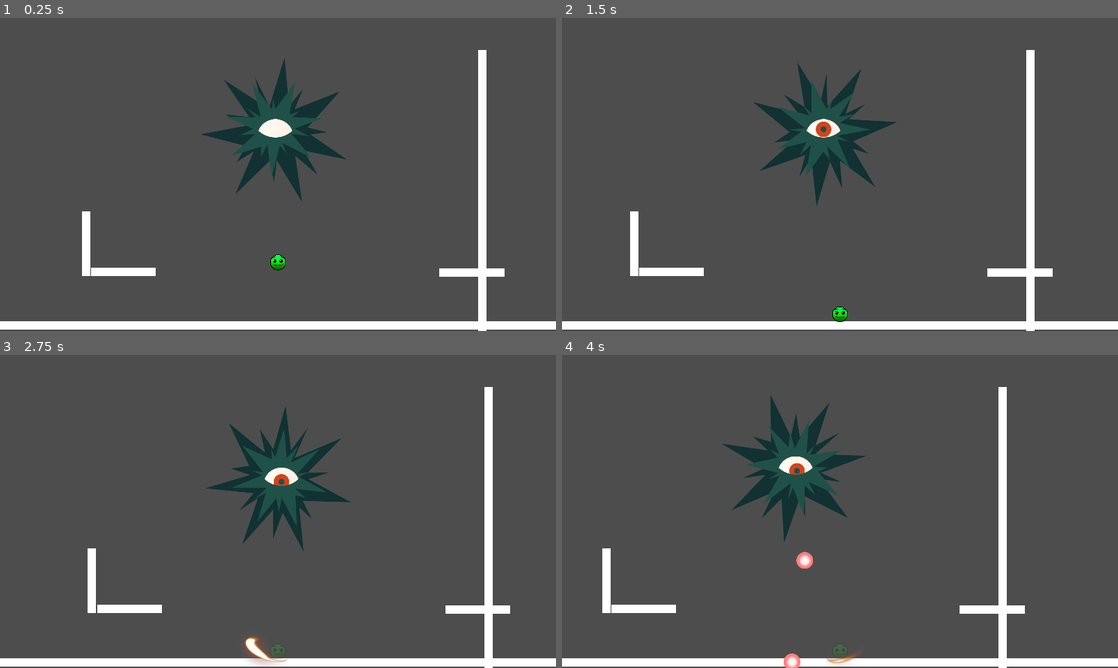
Above: before the commit, frames 1-4 (two rows, left to right).
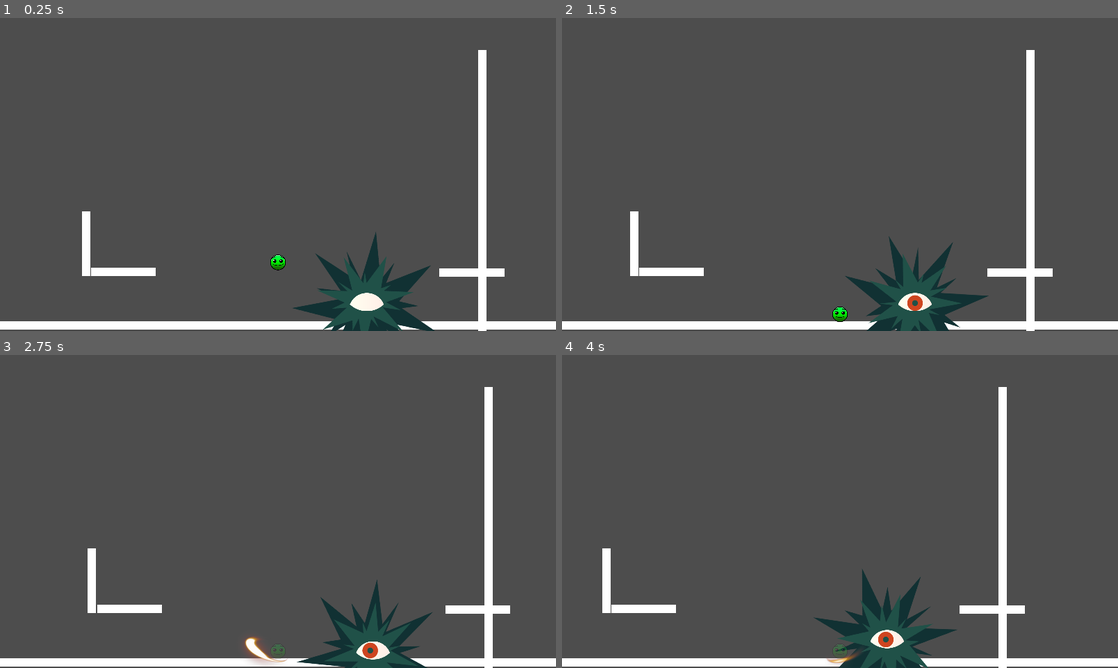
Above: after the commit, the same moments.

Repository: ReusableChopsticks/BreakoutBossfight
Game: Godot game, scene res://scenes/small_test_level.tscn
Same seed, same stepped clock (60 frames per second), same inputs: the game is played once before the commit and once after it.
Inputs:
- Up to frame 1 (0.25 s): no input
- Up to frame 2 (1.5 s): tap Enter at 0.5 s; hold Right (move_right) from 0.53 s (still down); tap X (attack) at 0.6, 1.35 s; tap Z (jump) at 0.77 s
- Up to frame 3 (2.75 s): tap Z (jump) at 1.52 s; release Right (move_right) at 2.03 s; hold Left (move_left) from 2.03 s (still down); tap C (dash) at 2.1 s; tap X (attack) at 2.3 s
- Up to frame 4 (4 s): release Left (move_left) at 2.78 s; hold Right (move_right) from 2.78 s (still down); tap X (attack) at 2.85, 3.6 s; tap Z (jump) at 3.02, 3.77 s

The runs differ from the first frame. In frame 1, 7.2% of the frame differs, in the area x 36-79%, y 12-100%; in frame 2, 7.0%; in frame 3, 6.4%; in frame 4, 7.3%, in the area x 28-71%, y 12-100%.

Commit message:
boss can be damaged by deflected bullets and weapon swing

Diff:
--- a/components/hitbox_component.gd
+++ b/components/hitbox_component.gd
@@ -2,9 +2,13 @@
 class_name HitboxComponent
 
 @export var attack_damage: int = 1
+@export var enabled: int = true
 
 func _on_area_entered(area):
-	if area is HurtboxComponent:
-		var attack = Attack.new()
-		attack.attack_damage = attack_damage
-		area.damage(attack)
+	if area is HurtboxComponent and enabled:
+		attack_hurtbox(area)
+
+func attack_hurtbox(area):
+	var attack = Attack.new()
+	attack.attack_damage = attack_damage
+	area.damage(attack)
--- a/entities/attacks/basic_attack.gd
+++ b/entities/attacks/basic_attack.gd
@@ -18,6 +18,6 @@
 		bullet_config = BulletConfig.new()
 		bullet_config.spawn_pos = global_position
 		bullet_config.start_velocity = start_velocity
-		var bullet = spawn_bullet(bullet_scene, bullet_config)
+		spawn_bullet(bullet_scene, bullet_config)
 		await get_tree().create_timer(fire_interval).timeout
 	finished.emit()
--- a/entities/bosses/boss_states/eye_idle_state.gd
+++ b/entities/bosses/boss_states/eye_idle_state.gd
@@ -10,7 +10,7 @@
 	await get_tree().create_timer(idle_time).timeout
 	transitioned.emit(self, "EyeChooseAttack")
 
-func update(delta: float):
+func update(_delta: float):
 	pass
 
 func exit():
--- a/entities/bosses/boss_states/eye_intro.gd
+++ b/entities/bosses/boss_states/eye_intro.gd
@@ -8,7 +8,7 @@
 	await anim.animation_finished
 	transitioned.emit(self, "EyeIdleState")
 
-func update(delta: float):
+func update(_delta: float):
 	pass
 
 func exit():
--- a/entities/bosses/boss_states/eye_shoot_player_attack.gd
+++ b/entities/bosses/boss_states/eye_shoot_player_attack.gd
@@ -1,7 +1,7 @@
 extends AttackState
 class_name EyeShootPlayerAttack
 
-@export var attack_node: BaseAttack
+@export var attack_node: DirectionAttack
 
 func enter():
 	attack_node.attack()
--- a/entities/bosses/eye_boss.gd
+++ b/entities/bosses/eye_boss.gd
@@ -1,5 +1,5 @@
 extends Node2D
-
+class_name EyeBoss
 
 # Called when the node enters the scene tree for the first time.
 func _ready():
@@ -7,5 +7,5 @@
 
 
 # Called every frame. 'delta' is the elapsed time since the previous frame.
-func _process(delta):
+func _process(_delta):
 	BossStats.centre_pos = global_position
--- a/entities/bosses/eye_boss.tscn
+++ b/entities/bosses/eye_boss.tscn
@@ -11,8 +11,11 @@
 [ext_resource type="PackedScene" uid="uid://rtah0mxab7rn" path="res://entities/projectiles/basic_bullet.tscn" id="8_cj3i4"]
 [ext_resource type="PackedScene" uid="uid://cx1bes5236qyc" path="res://entities/attacks/direction_attack.tscn" id="9_ut28g"]
 [ext_resource type="Script" path="res://entities/bosses/boss_states/eye_idle_state.gd" id="10_4sswx"]
+[ext_resource type="Script" path="res://components/health_component.gd" id="10_5nu60"]
+[ext_resource type="PackedScene" uid="uid://cfrxt4vfmroyh" path="res://components/hitbox_component.tscn" id="11_xsi86"]
 [ext_resource type="Script" path="res://entities/bosses/boss_states/eye_intro.gd" id="11_xxj5g"]
 [ext_resource type="Script" path="res://entities/bosses/boss_states/eye_choose_attack.gd" id="12_ghtuw"]
+[ext_resource type="PackedScene" uid="uid://d0fobv6xejsab" path="res://components/hurtbox_component.tscn" id="12_h8pvv"]
 [ext_resource type="Script" path="res://entities/bosses/boss_states/eye_burst_attack.gd" id="13_xky0h"]
 [ext_resource type="Script" path="res://entities/bosses/boss_states/eye_shoot_player_attack.gd" id="15_5hkvr"]
 
@@ -274,6 +277,12 @@
 "intro": SubResource("Animation_48y5o")
 }
 
+[sub_resource type="CircleShape2D" id="CircleShape2D_q1fjc"]
+radius = 98.4886
+
+[sub_resource type="CircleShape2D" id="CircleShape2D_acrlf"]
+radius = 147.085
+
 [node name="EyeBoss" type="Node2D"]
 script = ExtResource("1_8i05s")
 
@@ -321,6 +330,23 @@
 bullet_scene = ExtResource("8_cj3i4")
 speed = 700
 
+[node name="HealthComponent" type="Node" parent="Eye"]
+script = ExtResource("10_5nu60")
+
+[node name="HitboxComponent" parent="Eye" instance=ExtResource("11_xsi86")]
+collision_layer = 2
+
+[node name="CollisionShape2D" type="CollisionShape2D" parent="Eye/HitboxComponent"]
+shape = SubResource("CircleShape2D_q1fjc")
+
+[node name="HurtboxComponent" parent="Eye" node_paths=PackedStringArray("health_component") instance=ExtResource("12_h8pvv")]
+collision_layer = 2
+collision_mask = 80
+health_component = NodePath("../HealthComponent")
+
+[node name="CollisionShape2D" type="CollisionShape2D" parent="Eye/HurtboxComponent"]
+shape = SubResource("CircleShape2D_acrlf")
+
 [node name="StateMachine" type="Node" parent="." node_paths=PackedStringArray("initial_state")]
 script = ExtResource("6_hmgcb")
 initial_state = NodePath("EyeIntroState")
--- a/entities/player/player.gd
+++ b/entities/player/player.gd
@@ -1,5 +1,5 @@
 extends CharacterBody2D
 class_name Player
 
-func _physics_process(delta):
+func _physics_process(_delta):
 	PlayerStats.player_pos = global_position
--- a/entities/player/player_attack_state.gd
+++ b/entities/player/player_attack_state.gd
@@ -7,7 +7,6 @@
 var gravity = ProjectSettings.get_setting("physics/2d/default_gravity")
 
 func enter():
-	anim.mixer_updated
 	anim.play("attack")
 	await anim.animation_finished
 	transitioned.emit(self, "PlayerMoveState")
--- a/entities/projectiles/base_bullet.gd
+++ b/entities/projectiles/base_bullet.gd
@@ -16,9 +16,15 @@
 # sets is_deflected to true and sets collision layer to player bullet
 func set_deflected():
 	is_deflected = true
-	# set to player bullet
-	set_collision_layer_value(5, true)
-	set_collision_layer_value(4, false)
+	# for both self and the hitbox component
+	for i: CollisionObject2D in [self, $HitboxComponent]:
+		# set to player bullet
+		i.set_collision_layer_value(5, true)
+		i.set_collision_layer_value(4, false)
+		# mask with enemy instead of player
+		i.set_collision_mask_value(1, false)
+		i.set_collision_mask_value(2, true)
+
 	velocity = (BossStats.centre_pos - global_position).normalized() * velocity.length()
 
 # set bullet to bounce off environment (walls)
@@ -28,7 +34,7 @@
 	else:
 		set_collision_mask_value(3, false)
 
-func setup(config: BulletConfig):
+func setup(_config: BulletConfig):
 	pass
 
 # despawn self after certain amount of time
--- a/entities/weapon/weapon.gd
+++ b/entities/weapon/weapon.gd
@@ -6,7 +6,15 @@
 @onready var right_attack_area: Area2D = $RightAttackArea
 @onready var anim: AnimationPlayer = $AnimationPlayer
 
+@onready var attack_areas := [up_attack_area, down_attack_area, left_attack_area, right_attack_area]
+# the chosen attack
 var attack_area: Area2D
+
+func _ready():
+	for i in attack_areas:
+		i.enabled = false
+	pass
+
 func use_weapon(_delta):
 	#print(PlayerStats.facing_dir)
 	#if Input.is_action_just_pressed("attack"):
@@ -27,6 +35,10 @@
 
 # this is called in the attack animation (call method track)
 func get_hits():
+	#attack_area.enabled = true
 	for area in attack_area.get_overlapping_areas():
 		if area.get_parent() is BaseBullet:
 			area.get_parent().deflect()
+		elif area is HurtboxComponent:
+			attack_area.attack_hurtbox(area)
+	#attack_area.enabled = false
--- a/entities/weapon/weapon.tscn
+++ b/entities/weapon/weapon.tscn
@@ -1,19 +1,8 @@
-[gd_scene load_steps=33 format=3 uid="uid://b87gbpvxlbfcy"]
+[gd_scene load_steps=34 format=3 uid="uid://b87gbpvxlbfcy"]
 
 [ext_resource type="Script" path="res://entities/weapon/weapon.gd" id="1_pl645"]
 [ext_resource type="Texture2D" uid="uid://cdgh8ksom2u3l" path="res://entities/weapon/sword_slash_placeholder.png" id="2_rma3v"]
-
-[sub_resource type="RectangleShape2D" id="RectangleShape2D_45dfk"]
-size = Vector2(124, 73)
-
-[sub_resource type="RectangleShape2D" id="RectangleShape2D_hfdvy"]
-size = Vector2(119, 58)
-
-[sub_resource type="RectangleShape2D" id="RectangleShape2D_w36ce"]
-size = Vector2(88, 104)
-
-[sub_resource type="RectangleShape2D" id="RectangleShape2D_80u2e"]
-size = Vector2(92, 118)
+[ext_resource type="PackedScene" uid="uid://cfrxt4vfmroyh" path="res://components/hitbox_component.tscn" id="3_dojwa"]
 
 [sub_resource type="Animation" id="Animation_dctiw"]
 resource_name = "RESET"
@@ -431,40 +420,20 @@
 "speed": 12.0
 }]
 
+[sub_resource type="RectangleShape2D" id="RectangleShape2D_45dfk"]
+size = Vector2(124, 106)
+
+[sub_resource type="RectangleShape2D" id="RectangleShape2D_hfdvy"]
+size = Vector2(119, 58)
+
+[sub_resource type="RectangleShape2D" id="RectangleShape2D_w36ce"]
+size = Vector2(113, 104)
+
+[sub_resource type="RectangleShape2D" id="RectangleShape2D_80u2e"]
+size = Vector2(622, 496)
+
 [node name="Weapon" type="Node2D"]
 script = ExtResource("1_pl645")
-
-[node name="UpAttackArea" type="Area2D" parent="."]
-collision_layer = 64
-collision_mask = 8
-
-[node name="CollisionShape2D" type="CollisionShape2D" parent="UpAttackArea"]
-position = Vector2(1, -80.5)
-shape = SubResource("RectangleShape2D_45dfk")
-
-[node name="DownAttackArea" type="Area2D" parent="."]
-collision_layer = 64
-collision_mask = 8
-
-[node name="CollisionShape2D" type="CollisionShape2D" parent="DownAttackArea"]
-position = Vector2(0.5, 42)
-shape = SubResource("RectangleShape2D_hfdvy")
-
-[node name="LeftAttackArea" type="Area2D" parent="."]
-collision_layer = 64
-collision_mask = 8
-
-[node name="CollisionShape2D" type="CollisionShape2D" parent="LeftAttackArea"]
-position = Vector2(-73, -12)
-shape = SubResource("RectangleShape2D_w36ce")
-
-[node name="RightAttackArea" type="Area2D" parent="."]
-collision_layer = 64
-collision_mask = 8
-
-[node name="CollisionShape2D" type="CollisionShape2D" parent="RightAttackArea"]
-position = Vector2(71, -8)
-shape = SubResource("RectangleShape2D_80u2e")
 
 [node name="AnimationPlayer" type="AnimationPlayer" parent="."]
 libraries = {
@@ -476,3 +445,39 @@
 sprite_frames = SubResource("SpriteFrames_iy24q")
 animation = &"side_attack"
 frame = 7
+
+[node name="UpAttackArea" parent="." instance=ExtResource("3_dojwa")]
+collision_layer = 64
+collision_mask = 26
+attack_damage = 5
+
+[node name="CollisionShape2D" type="CollisionShape2D" parent="UpAttackArea"]
+position = Vector2(1, -64)
+shape = SubResource("RectangleShape2D_45dfk")
+
+[node name="DownAttackArea" parent="." instance=ExtResource("3_dojwa")]
+collision_layer = 64
+collision_mask = 26
+attack_damage = 5
+
+[node name="CollisionShape2D" type="CollisionShape2D" parent="DownAttackArea"]
+position = Vector2(0.5, 42)
+shape = SubResource("RectangleShape2D_hfdvy")
+
+[node name="LeftAttackArea" parent="." instance=ExtResource("3_dojwa")]
+collision_layer = 64
+collision_mask = 26
+attack_damage = 5
+
+[node name="CollisionShape2D" type="CollisionShape2D" parent="LeftAttackArea"]
+position = Vector2(-60.5, -12)
+shape = SubResource("RectangleShape2D_w36ce")
+
+[node name="RightAttackArea" parent="." instance=ExtResource("3_dojwa")]
+collision_layer = 64
+collision_mask = 26
+attack_damage = 5
+
+[node name="CollisionShape2D" type="CollisionShape2D" parent="RightAttackArea"]
+position = Vector2(61, -8)
+shape = SubResource("RectangleShape2D_80u2e")
--- a/scenes/small_test_level.tscn
+++ b/scenes/small_test_level.tscn
@@ -29,7 +29,7 @@
 scale = Vector2(0.141422, 11.545)
 
 [node name="EyeBoss" parent="." instance=ExtResource("5_lpul3")]
-position = Vector2(912, 323)
+position = Vector2(1263, 989)
 
 [node name="Player" parent="." instance=ExtResource("1_kbjuk")]
 position = Vector2(922, 756)
Not shown: 1 places in entities/bosses/eye_boss.tscn that only renumber resources
